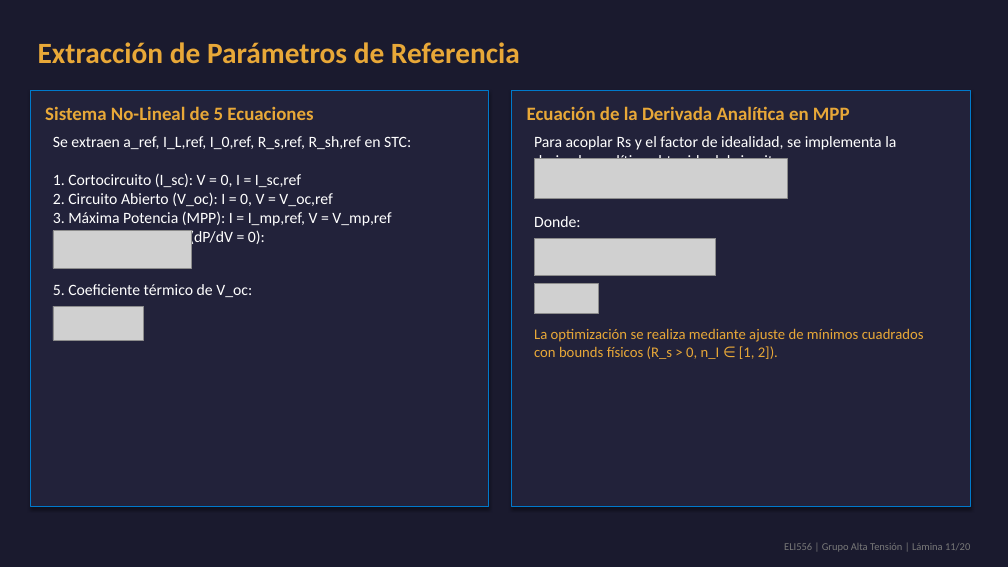
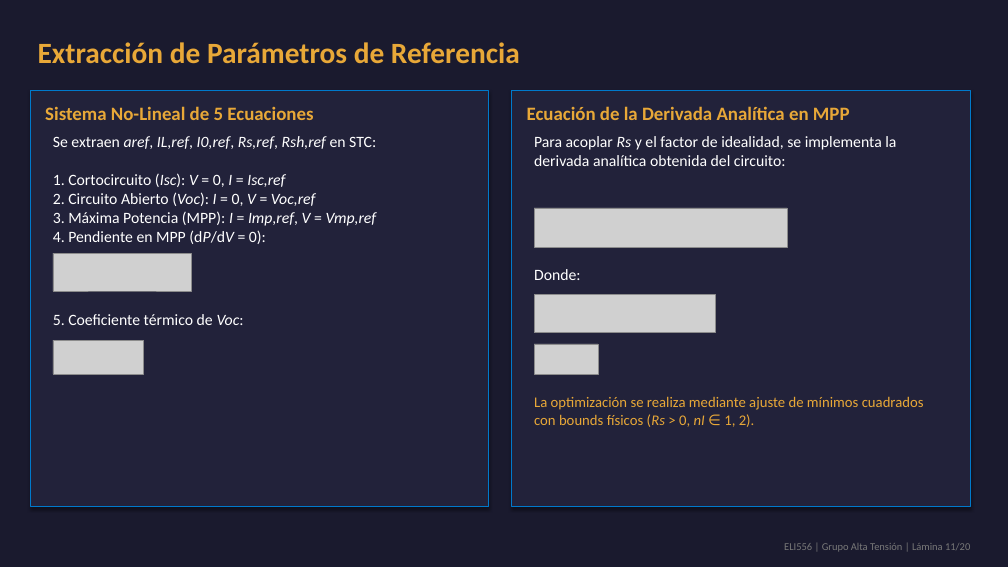
Before and after one commit to theChosen16/t2-paneles, a slide deck: slide 11 of output/Presentacion_Final_ELI556_Atacama.pptx. Drawn at 1008x567 pixels with LibreOffice and Linux fonts; fonts in the diff are those of the drawing; grey boxes stand for pictures. Boxes give left, top, right and bottom in pixels: in the first picture for what was removed or moved away, otherwise in the second. Text is boxed around its words. In the diff, an @@ line names an element or a change of style, - is before the commit and + after.

Commit message:
Fix visual overlaps and implement inline LaTeX variable formatting on slides 5,6,8,9,10,11,12,15,18,19

```diff
--- a/output/Presentacion_Final_ELI556_Atacama.pptx
+++ b/output/Presentacion_Final_ELI556_Atacama.pptx
@@ text at <box>53,136,377,244</box>: text changed @@
-Se extraen a_ref, I_L,ref, I_0,ref, R_s,ref, R_sh,ref en STC:
-1. Cortocircuito (I_sc): V = 0, I = I_sc,ref
-2. Circuito Abierto (V_oc): I = 0, V = V_oc,ref
-3. Máxima Potencia (MPP): I = I_mp,ref, V = V_mp,ref
-4. Pendiente en MPP (dP/dV = 0):
+Se extraen aref, IL,ref, I0,ref, Rs,ref, Rsh,ref en STC:
+1. Cortocircuito (Isc): V = 0, I = Isc,ref
+2. Circuito Abierto (Voc): I = 0, V = Voc,ref
+3. Máxima Potencia (MPP): I = Imp,ref, V = Vmp,ref
+4. Pendiente en MPP (dP/dV = 0):
@@ text "Para acoplar Rs y el ..." at <box>534,136,896,166</box>: italic on in "Rs" @@
@@ picture: place and size @@
-picture at <box>535,159,788,198</box>
+picture at <box>535,208,788,247</box>
@@ picture: place and size @@
-picture at <box>53,231,191,268</box>
+picture at <box>53,253,191,291</box>
@@ text "Donde:": place and size @@
-text "Donde:" at <box>534,216,581,227</box>
+text "Donde:" at <box>534,269,581,280</box>
@@ picture: place and size @@
-picture at <box>535,238,716,276</box>
+picture at <box>535,295,716,333</box>
@@ text at <box>53,314,244,325</box>: text changed @@
-5. Coeficiente térmico de V_oc:
+5. Coeficiente térmico de Voc:
@@ picture: place and size @@
-picture at <box>53,306,144,340</box>
+picture at <box>53,340,144,374</box>
@@ picture: place and size @@
-picture at <box>535,284,598,314</box>
+picture at <box>535,344,598,374</box>
@@ text at <box>534,396,924,427</box>: text changed @@
-La optimización se realiza mediante ajuste de mínimos cuadrados con bounds físicos (R_s > 0, n_I ∈ [1, 2]).
+La optimización se realiza mediante ajuste de mínimos cuadrados con bounds físicos (Rs > 0, nI ∈ 1, 2).
```
Also in this commit, not shown: 15 other slides changed, 11 other files.
